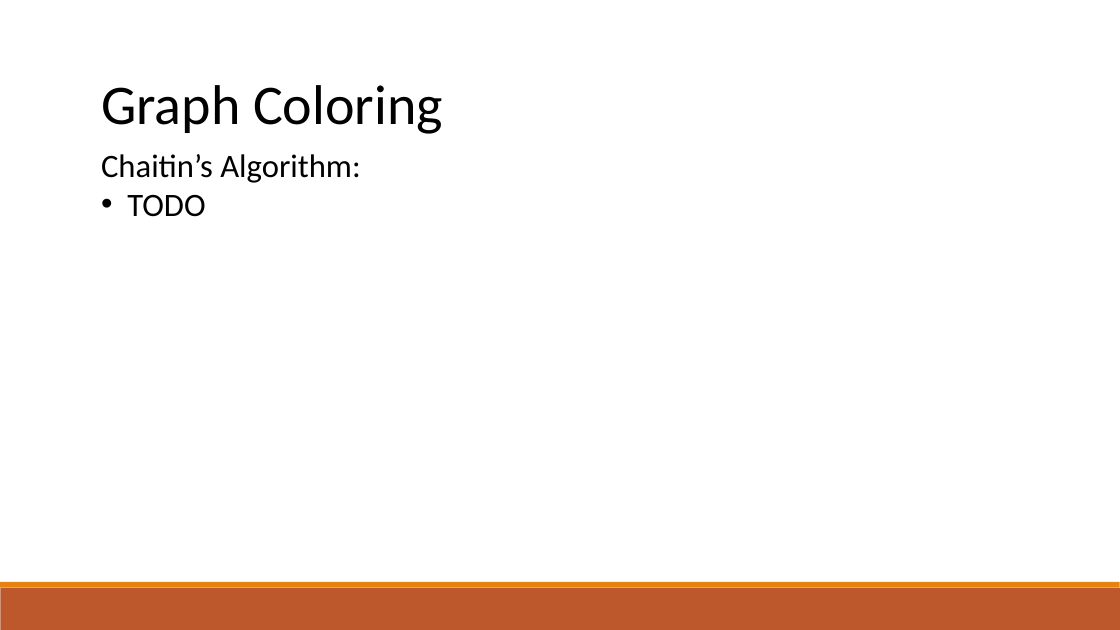
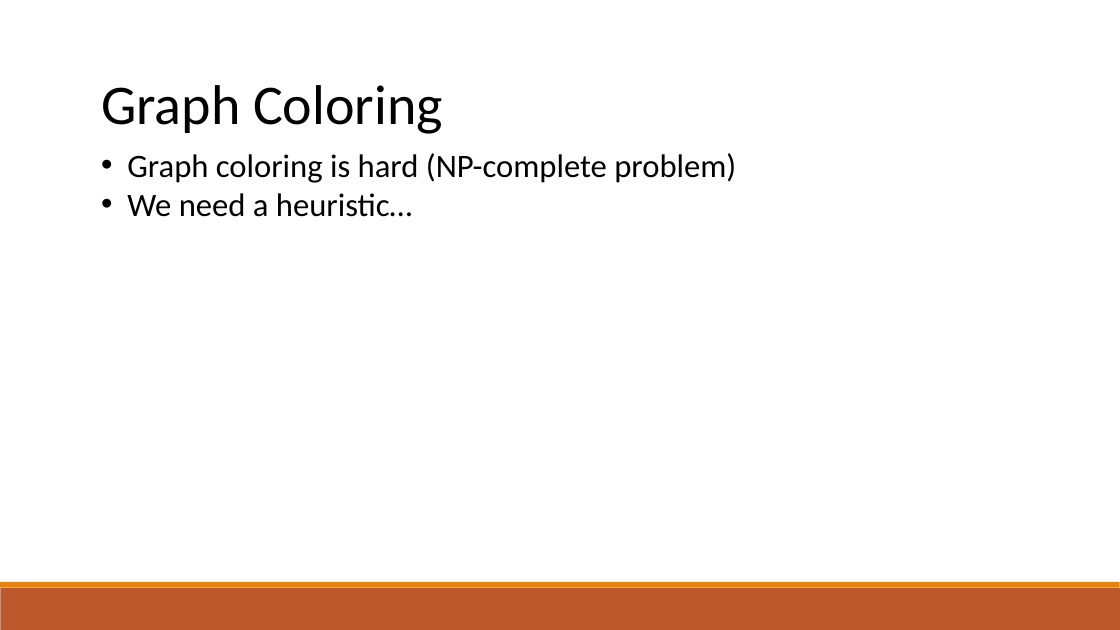
Before and after one commit to raghadzeidan/COMPILATION_TAU_FOR_STUDENTS, a slide deck: slide 57 of new_slides/register_allocation.pptx (slide 54 before the commit). Drawn at 1120x630 pixels with LibreOffice and Linux fonts; fonts in the diff are those of the drawing. Boxes give left, top, right and bottom in pixels: in the first picture for what was removed or moved away, otherwise in the second. Text is boxed around its words. In the diff, an @@ line names an element or a change of style, - is before the commit and + after.

```diff
--- a/new_slides/register_allocation.pptx
+++ b/new_slides/register_allocation.pptx
@@ text at bbox=[127, 153, 736, 217]: text changed @@
-Chaitin’s Algorithm:
-• TODO
+• Graph coloring is hard (NP-complete problem)
+• We need a heuristic…
```
Also in this commit, not shown: 3 other slides changed, 6 slides added, 1 other file.
